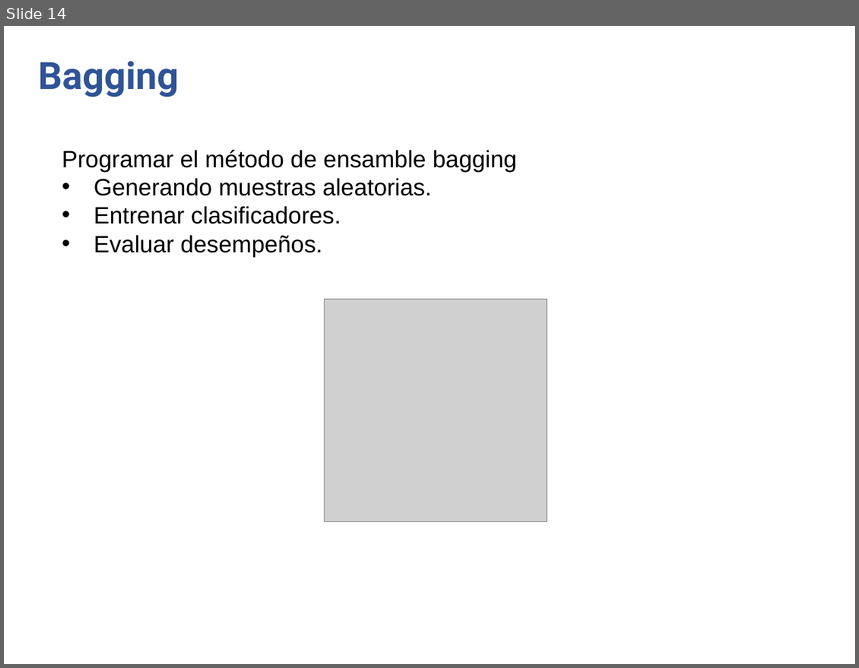
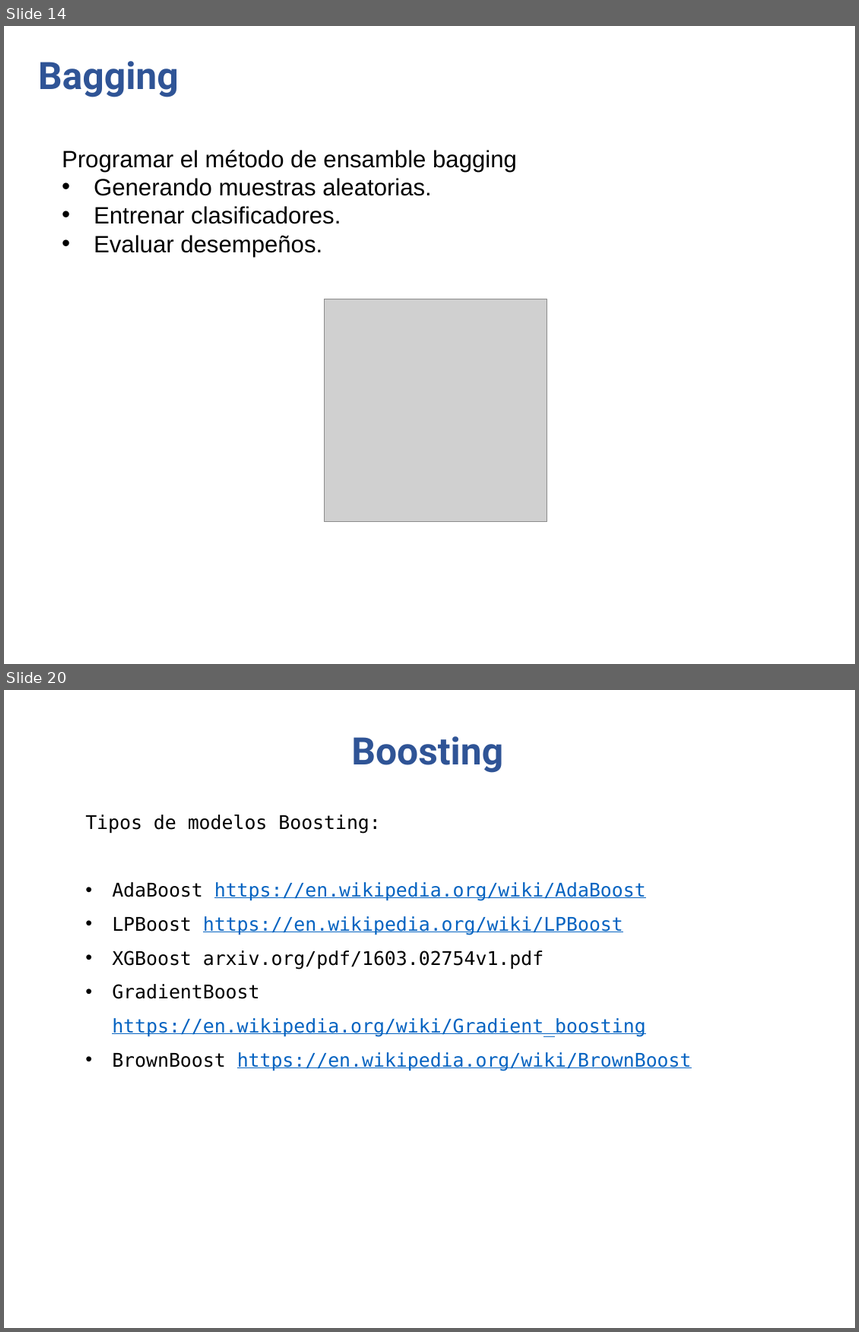
Before and after one commit to anvelezec/Embedings, a slide deck: MetodosEnsamble.pptx. Shown one above the other, each under a label of ours: slide 14 before the commit, slides 14 and 20 after it; the slides between them are not shown. The pictures are 859x668 and 859x1332 pixels, drawn with LibreOffice and Linux fonts; fonts in the diff are those of the drawing; grey boxes stand for pictures; background and template pictures are left out. Boxes give left, top, right and bottom in pixels: in the first picture for what was removed or moved away, otherwise in the second. Text is boxed around its words. In the diff, an @@ line names an element or a change of style, - is before the commit and + after.

Commit message:
Boosting

```diff
--- a/MetodosEnsamble.pptx
+++ b/MetodosEnsamble.pptx
@@ slide 20 added at [4,690,855,1328], background picture (left out) @@
@@ text added at [351,736,503,773], 32 pt, text #2F5496, bold @@
+Boosting
@@ text added at [85,815,692,1072], 16 pt, text #0563C1, underline @@
+Tipos de modelos Boosting:
+• AdaBoost https://en.wikipedia.org/wiki/AdaBoost
+• LPBoost https://en.wikipedia.org/wiki/LPBoost
+• XGBoost arxiv.org/pdf/1603.02754v1.pdf
+• GradientBoost https://en.wikipedia.org/wiki/Gradient_boosting
+• BrownBoost https://en.wikipedia.org/wiki/BrownBoost
```
Also in this commit, not shown: 2 slides changed, 7 other slides added, 1 other file.
